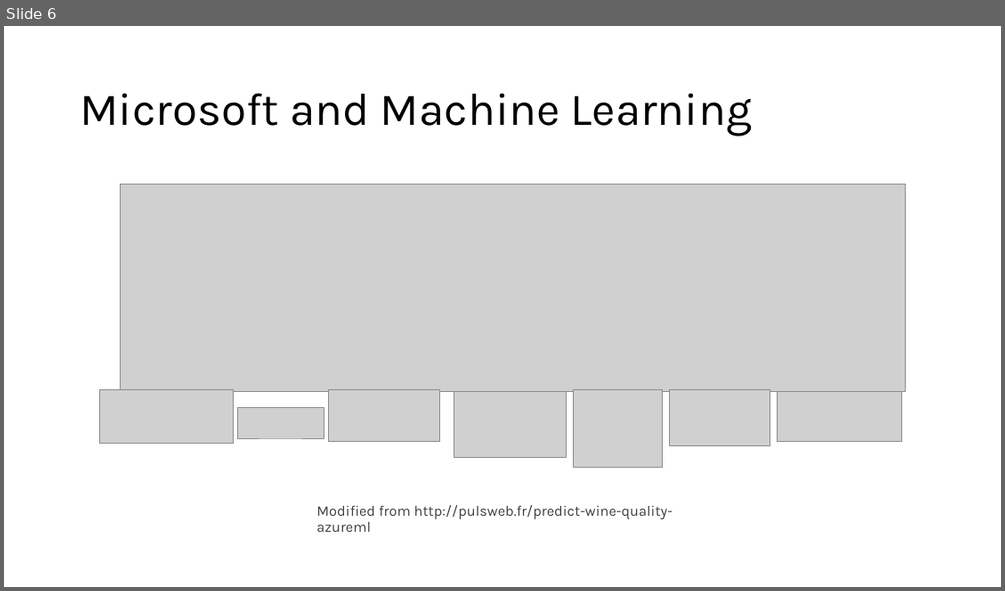
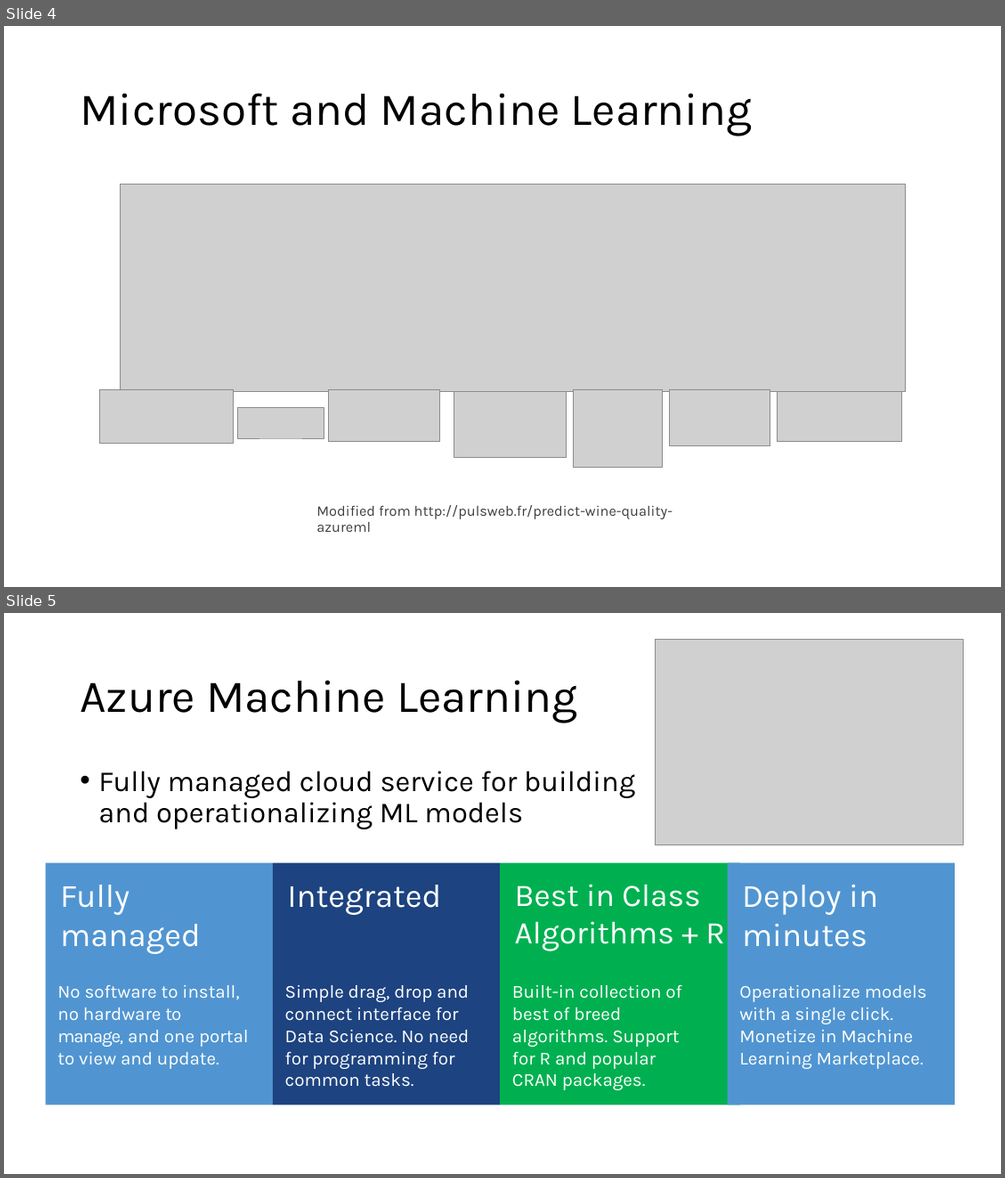
Before and after one commit to microsoft/AcademicContent, a slide deck: Workshop/4. Machine Learning/Azure Machine Learning.pptx. Shown one above the other, each under a label of ours: slide 6 before the commit, slides 4 and 5 after it. The pictures are 1005x591 and 1005x1178 pixels, drawn with LibreOffice and Linux fonts; fonts in the diff are those of the drawing; grey boxes stand for pictures. Boxes give left, top, right and bottom in pixels: in the first picture for what was removed or moved away, otherwise in the second. Text is boxed around its words. In the diff, an @@ line names an element or a change of style, - is before the commit and + after.

```diff
--- a/Workshop/4. Machine Learning/Azure Machine Learning.pptx
+++ b/Workshop/4. Machine Learning/Azure Machine Learning.pptx
@@ slide 5 added at [4,613,1001,1174], background #FFFFFF @@
@@ picture added at [655,639,963,844] @@
@@ title added at [80,680,577,722], 44 pt, text #000000 @@
+Azure Machine Learning
@@ text added at [98,771,635,829], 28 pt, text #000000 @@
+• Fully managed cloud service for building and operationalizing ML models
@@ rectangle added at [46,863,273,1105], fill #5095D1, 31.4 pt, text #FFFFFF @@
+Fully
+managed
@@ rectangle added at [273,863,500,1105], fill #1D4380, 31.4 pt, text #FFFFFF @@
+Integrated
@@ rectangle added at [500,863,740,1105], fill #00B050, 30.4 pt, text #FFFFFF @@
+Best in Class Algorithms + R
@@ rectangle added at [727,863,955,1105], fill #5095D1, 31.4 pt, text #FFFFFF @@
+Deploy in minutes
@@ text added at [57,985,249,1069], 17.6 pt, text #FFFFFF @@
+No software to install, no hardware to manage, and one portal to view and update.
@@ text added at [285,985,469,1086], 17.6 pt, text #FFFFFF @@
+Simple drag, drop and connect interface for Data Science. No need for programming for common tasks.
@@ text added at [512,985,681,1090], 17.6 pt, text #FFFFFF @@
+Built-in collection of best of breed algorithms. Support for R and popular CRAN packages.
@@ text added at [739,985,927,1069], 17.6 pt, text #FFFFFF @@
+Operationalize models with a single click. Monetize in Machine Learning Marketplace.
@@ what was slide 6 is now slide 4 @@
```
Also in this commit, not shown: 1 slide changed.
